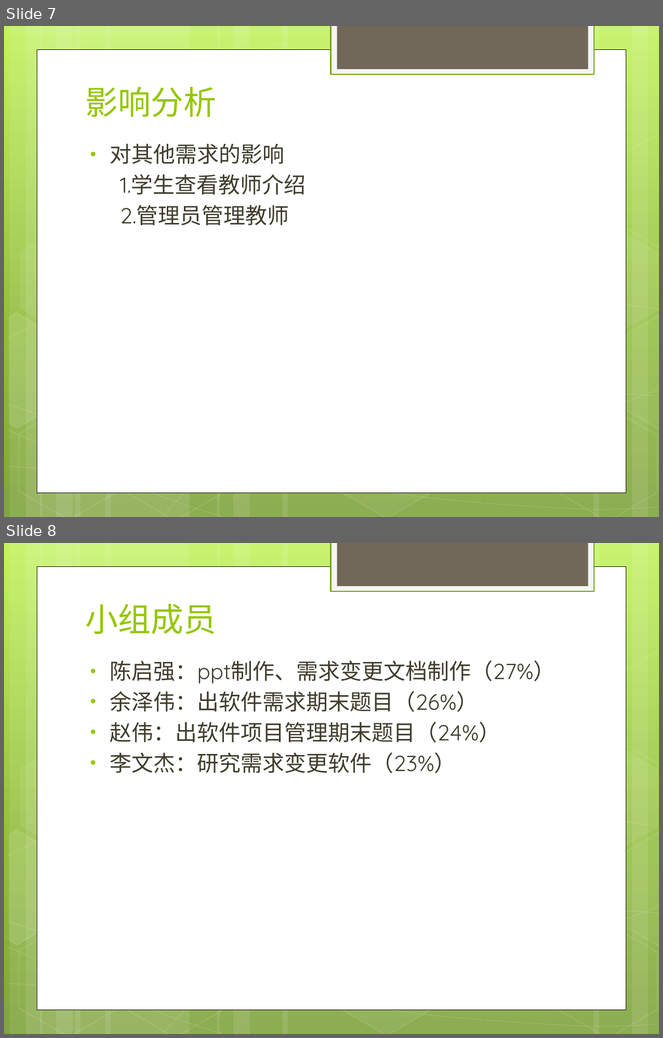
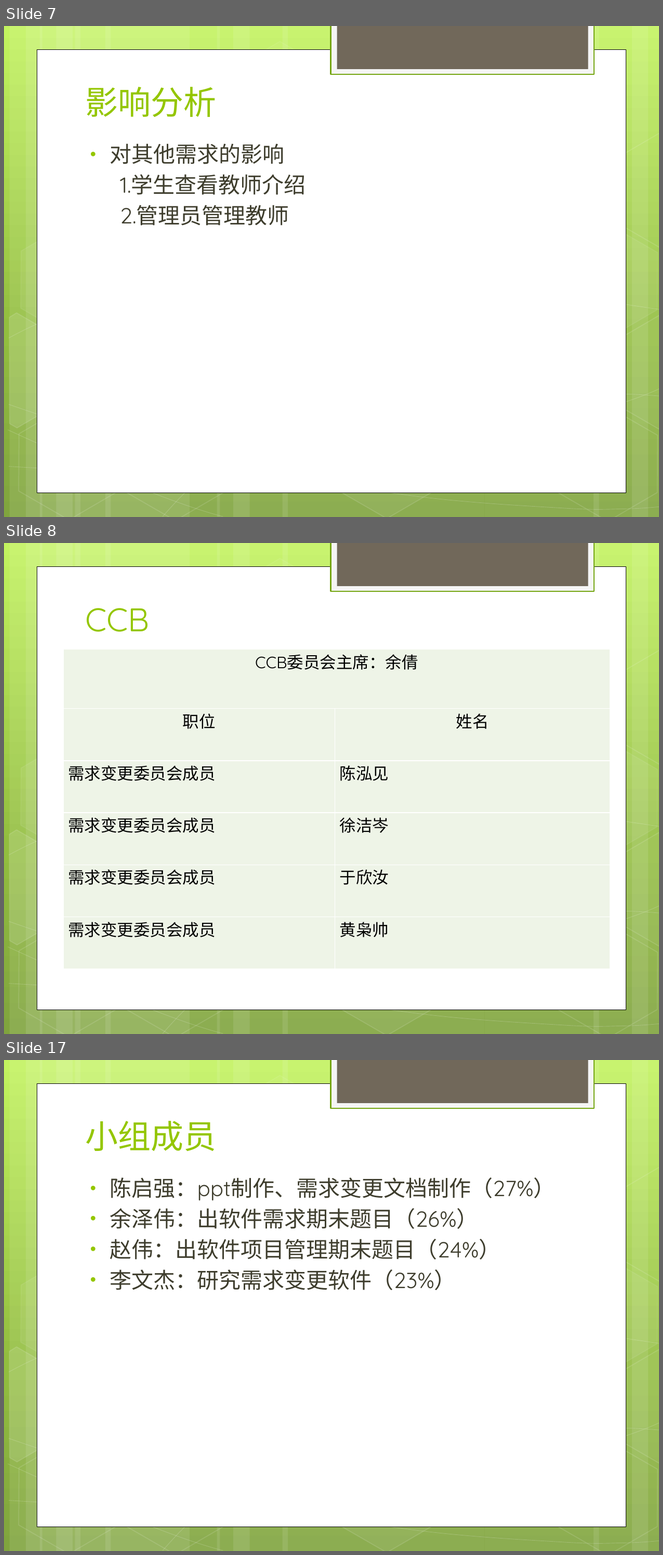
Before and after one commit to rjgcG7/SRS, a slide deck: website/受控文件/需求变更/软件需求变更.pptx. Shown one above the other, each under a label of ours: slides 7 and 8 before the commit, slides 7, 8 and 17 after it; the slides between them are not shown. The pictures are 663x1038 and 663x1555 pixels, drawn with LibreOffice and Linux fonts; fonts in the diff are those of the drawing. Boxes give left, top, right and bottom in pixels: in the first picture for what was removed or moved away, otherwise in the second. Text is boxed around its words. In the diff, an @@ line names an element or a change of style, - is before the commit and + after.

Commit message:
CCB章程、SRS、需求变更修改

```diff
--- a/website/受控文件/需求变更/软件需求变更.pptx
+++ b/website/受控文件/需求变更/软件需求变更.pptx
@@ slide 8 added at (x1=4, y1=543, x2=659, y2=1034), background gradient #C3F35F to #93BF3F to #81A53E; not listed: 31 template elements that a slide beside it also shows @@
@@ title added at (x1=85, y1=608, x2=149, y2=632), 36 pt, text #94C600 @@
+CCB
@@ table added at (x1=64, y1=649, x2=611, y2=969), 6 rows, 2 columns @@
+CCB委员会主席：余倩 | 
+职位 | 姓名
+需求变更委员会成员 | 陈泓见
+需求变更委员会成员 | 徐洁岑
+需求变更委员会成员 | 于欣汝
+需求变更委员会成员 | 黄枭帅
@@ what was slide 8 is now slide 17 @@
```
Also in this commit, not shown: 1 slide changed, 8 other slides added, 8 other files.
